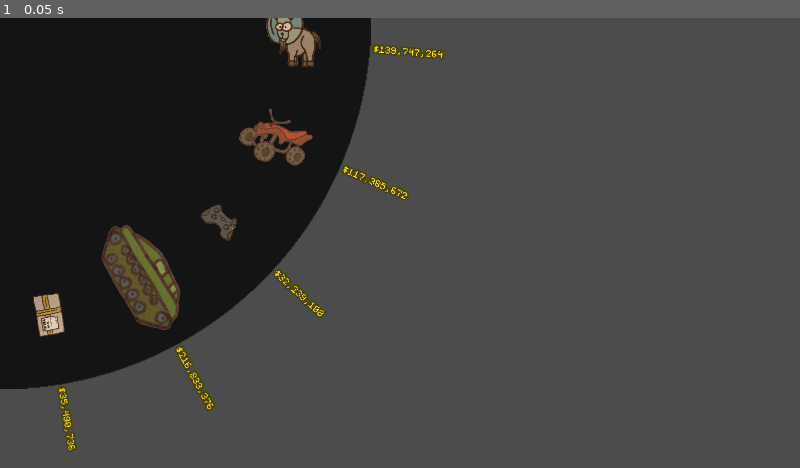
Above: before the commit, frame 1.
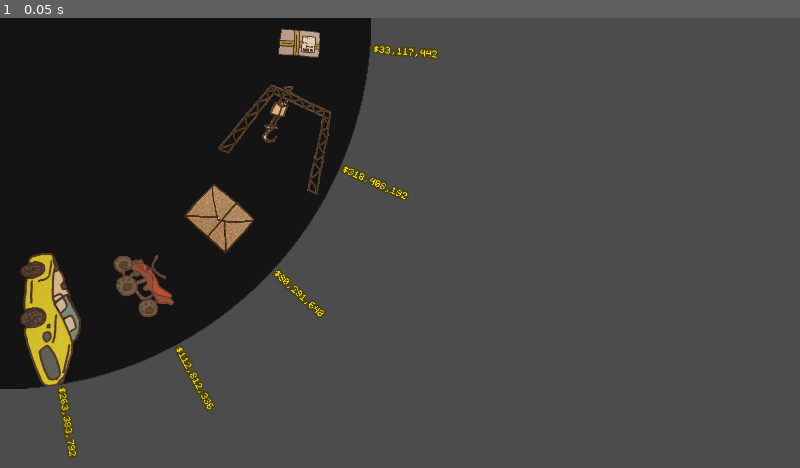
Above: after the commit, the same moment.

Repository: astanin/moonshot-express
Game: Godot game, scene res://scenes/Wheel.tscn
The game is run twice, just before and just after one commit, with the same random seed, the same clock (stepped at 60 frames per second) and the same inputs. This scene is started directly instead of the project's main scene.
Inputs:
- Up to frame 1 (0.05 s): no input

The runs differ from the first frame. In frame 1, 5.3% of the frame differs, in the area x 2-56%, y 0-98%.

Commit message:
make non-Package items unique

Diff:
--- a/scenes/MainScene.gd
+++ b/scenes/MainScene.gd
@@ -21,6 +21,7 @@
 
 # Called when the node enters the scene tree for the first time.
 func _ready():
+	randomize()
 	var tip_start = get_node("tip_start")
 	tip_start.set_visible(true)
 	Rocket.visible = true
--- a/scenes/Thing.gd
+++ b/scenes/Thing.gd
@@ -14,7 +14,9 @@
 
 
 var Items = []
-onready var VisibleItem = get_node("UnicornItem")
+var UniqueSlots = []
+onready var VisibleItem : CollisionPolygon2D = null
+onready var VisibleType : String = ""
 
 
 signal item_placed(item)
@@ -63,14 +65,40 @@
 	PriceLabel.visible = true
 
 
-func choose_item_type(idx):
+func is_unique(Item):
+	var type : String = get_type()
+	if type.begins_with("Package"):
+		return true  # all packages are considered unique
+	for OtherItem in UniqueSlots:
+		if not OtherItem:
+			continue
+		var other_type : String = OtherItem.get_type()
+		if other_type == type:
+			return false
+	return true
+
+
+func choose_random_type():
+	var idx = randi() % Items.size()
+	while not is_unique(Items[idx]):
+		idx = randi() % Items.size()
 	VisibleItem = Items[idx]
+	VisibleType = VisibleItem.name
+	if not VisibleType.begins_with("Package"):
+		pass
 	#print("total items: ", Items.size(), ", random idx=", idx, ", selected=",VisibleItem.name)
 	VisibleItem.disabled = false
 	VisibleItem.visible = true
 	deliverycost = choose_price(VisibleItem)
 	update_show_price()
+	return VisibleItem.name
 
+
+func get_type():
+	if VisibleItem:
+		return VisibleItem.name
+	else:
+		return ""
 
 
 # Called when the node enters the scene tree for the first time.
@@ -81,9 +109,8 @@
 			ch.disabled = true
 			ch.visible = false
 			Items.push_back(ch)
-	randomize()
-	var idx = randi() % Items.size()
-	choose_item_type(idx)
+	if !VisibleItem:
+		choose_random_type()
 
 
 # Called every frame. 'delta' is the elapsed time since the previous frame.
--- a/scenes/Wheel.gd
+++ b/scenes/Wheel.gd
@@ -20,6 +20,7 @@
 var PrevAngle = 0
 var NextAngle = 0
 var RotationTime = -1
+var UniqueItems = true
 
 
 signal item_selected(item)
@@ -101,6 +102,13 @@
 				Blip.play()
 
 
+func is_unique_type(type):
+	for Item in Slots:
+		if Item and Item.get_type() == type:
+			return false
+	return true
+
+
 func spawn_thing(index = -1):
 	var idx
 	if (index == -1):
@@ -108,6 +116,10 @@
 	else:
 		idx = index
 	var newItem = Thing.instance()
+	if UniqueItems:
+		newItem.UniqueSlots = Slots
+	else:
+		newItem.UniqueSlots = []
 	Items.add_child(newItem)
 	var alpha = (idx + 2.25) * AngularStep
 	var pos = Vector2(ItemRadius, 0).rotated(alpha)
